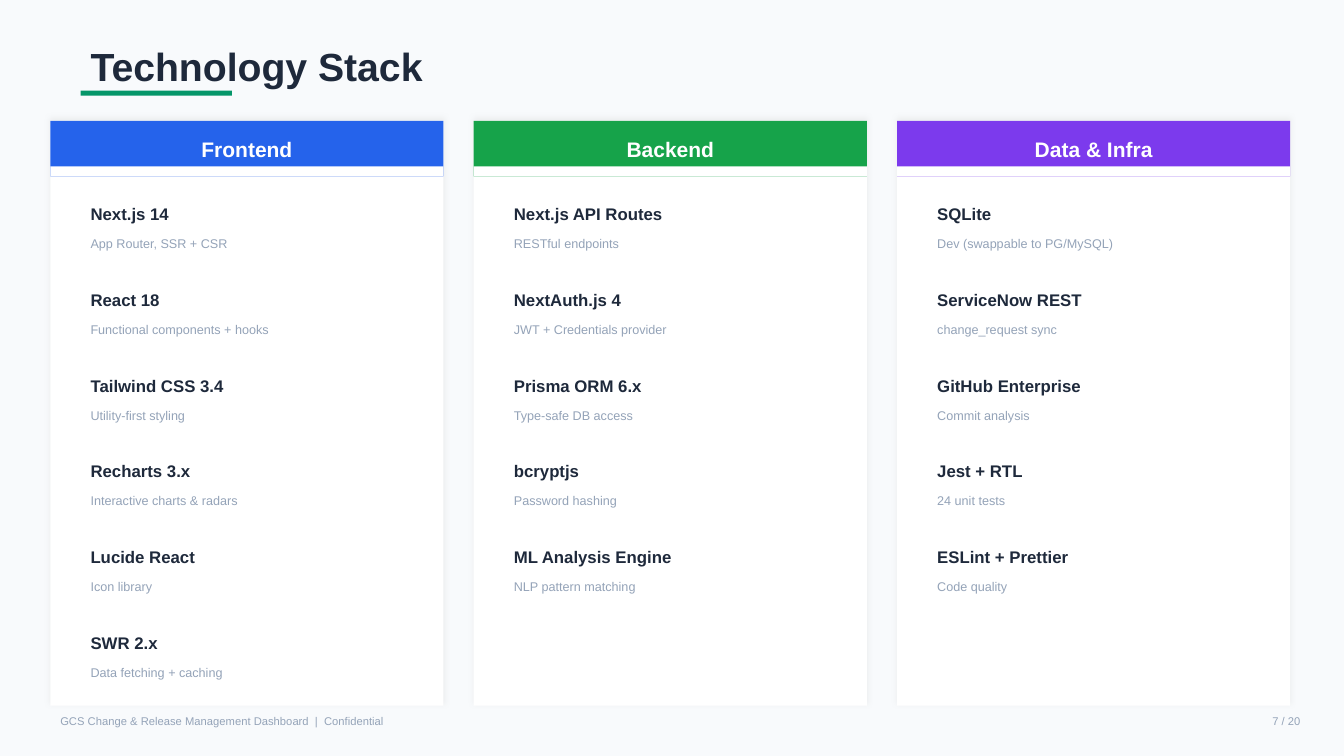
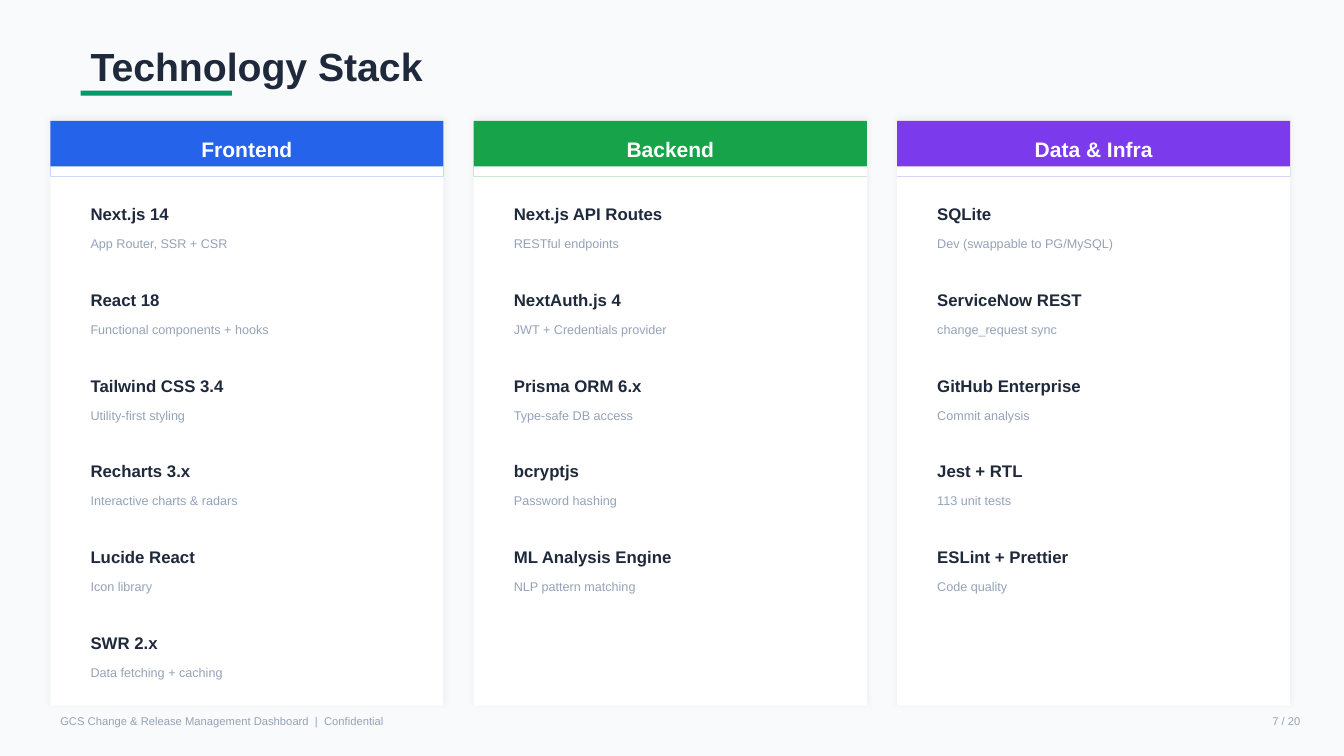
Before and after one commit to jj-shen99/changefabric, a slide deck: slide 7 of docs/GCS_Change_Release_Dashboard.pptx. Drawn at 1344x756 pixels with LibreOffice and Linux fonts; fonts in the diff are those of the drawing. Boxes give left, top, right and bottom in pixels: in the first picture for what was removed or moved away, otherwise in the second. Text is boxed around its words. In the diff, an @@ line names an element or a change of style, - is before the commit and + after.

Commit message:
Add 111 new unit tests (224 total), update PPT to v1.3.0
New test files:
- servicenow.test.ts: 45 tests for sync utilities, URL construction, auth encoding, pagination, error handling
- data.test.ts: 46 tests for static data module (metrics, CRs, releases, trends, consistency)
- hooks.test.ts: 20 tests for useDebounce, useData, useAnalytics, usePermissions, useMediaQuery

Updated:
- generate-ppt.mjs: v1.3.0, April 2026, 2 roles (no viewer), per-user data isolation, 113->224 tests
- GCS_Change_Release_Dashboard.pptx: regenerated with updated content

```diff
--- a/docs/GCS_Change_Release_Dashboard.pptx
+++ b/docs/GCS_Change_Release_Dashboard.pptx
@@ rectangle at bbox=[897, 121, 1291, 706]: proportions changed @@
@@ text at bbox=[937, 496, 1012, 505]: text changed @@
-24 unit tests
+113 unit tests
```
Also in this commit, not shown: 16 other slides changed, 4 other files.
